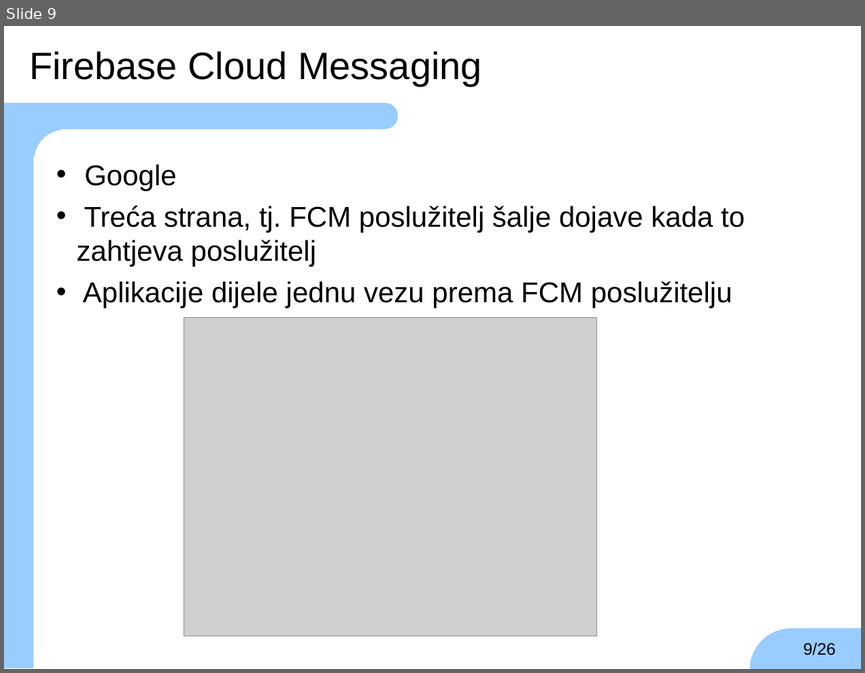
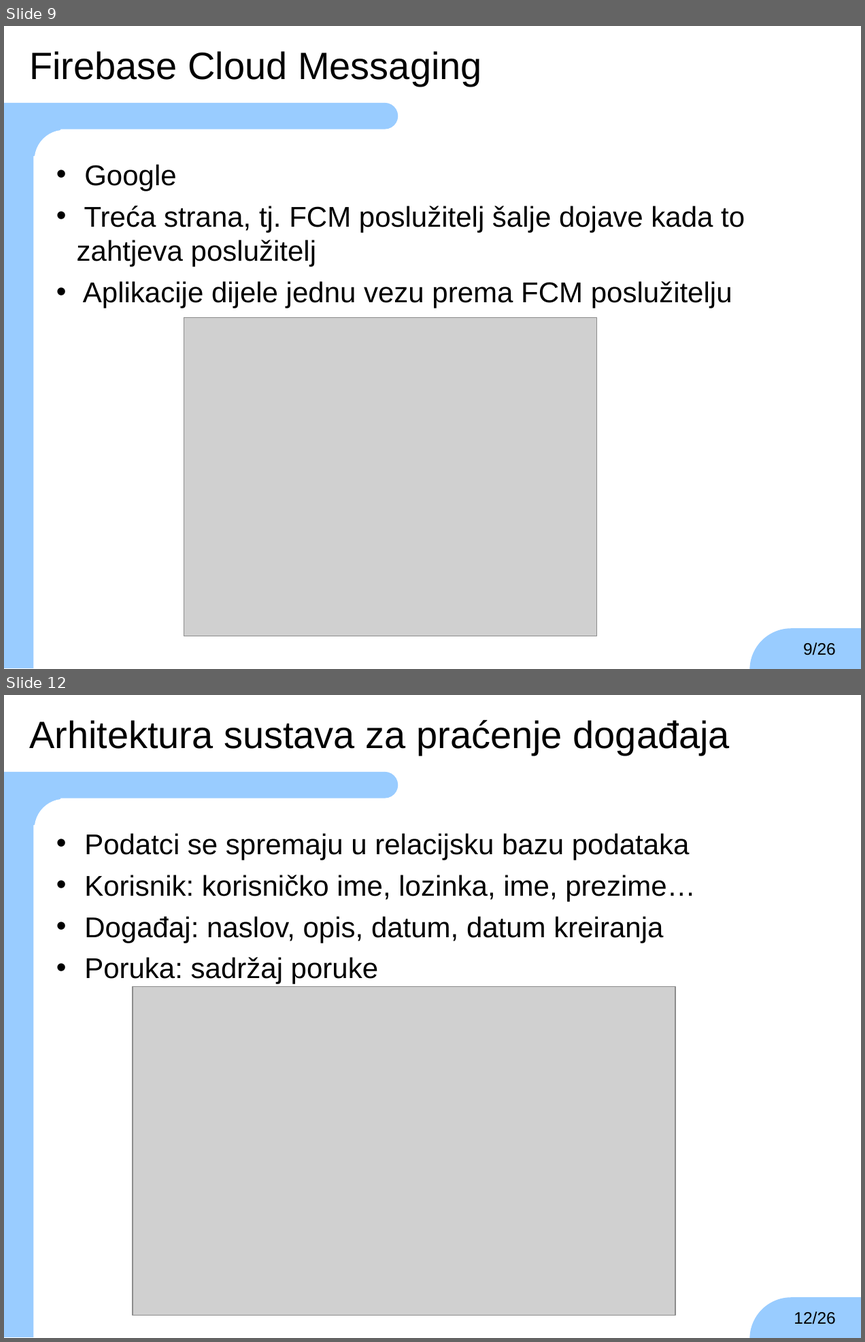
Before and after one commit to TheKarlo95/ZavrsniRad, a slide deck: zr-prezentacija-karlo-vrbic.ppt. Shown one above the other, each under a label of ours: slide 9 before the commit, slides 9 and 12 after it; the slides between them are not shown. The pictures are 865x673 and 865x1342 pixels, drawn with LibreOffice and Linux fonts; fonts in the diff are those of the drawing; grey boxes stand for pictures; background and template pictures are left out. Boxes give left, top, right and bottom in pixels: in the first picture for what was removed or moved away, otherwise in the second. Text is boxed around its words. In the diff, an @@ line names an element or a change of style, - is before the commit and + after.

```diff
--- a/zr-prezentacija-karlo-vrbic.ppt
+++ b/zr-prezentacija-karlo-vrbic.ppt
@@ slide 12 added at box(4, 695, 861, 1338), background #FFFFFF; not listed: 6 template elements that a slide beside it also shows @@
@@ text added at box(29, 719, 730, 755), 32 pt, text #000000 @@
+Arhitektura sustava za praćenje događaja
@@ text added at box(84, 833, 695, 984), 24 pt, text #000000 @@
+• Podatci se spremaju u relacijsku bazu podataka
+• Korisnik: korisničko ime, lozinka, ime, prezime…
+• Događaj: naslov, opis, datum, datum kreiranja
+• Poruka: sadržaj poruke
@@ picture added at box(133, 986, 675, 1314) @@
@@ page number added at box(793, 1311, 835, 1324), 14 pt, text #000000 @@
+12/26
```
Also in this commit, not shown: 2 other slides added, 2 other files.
